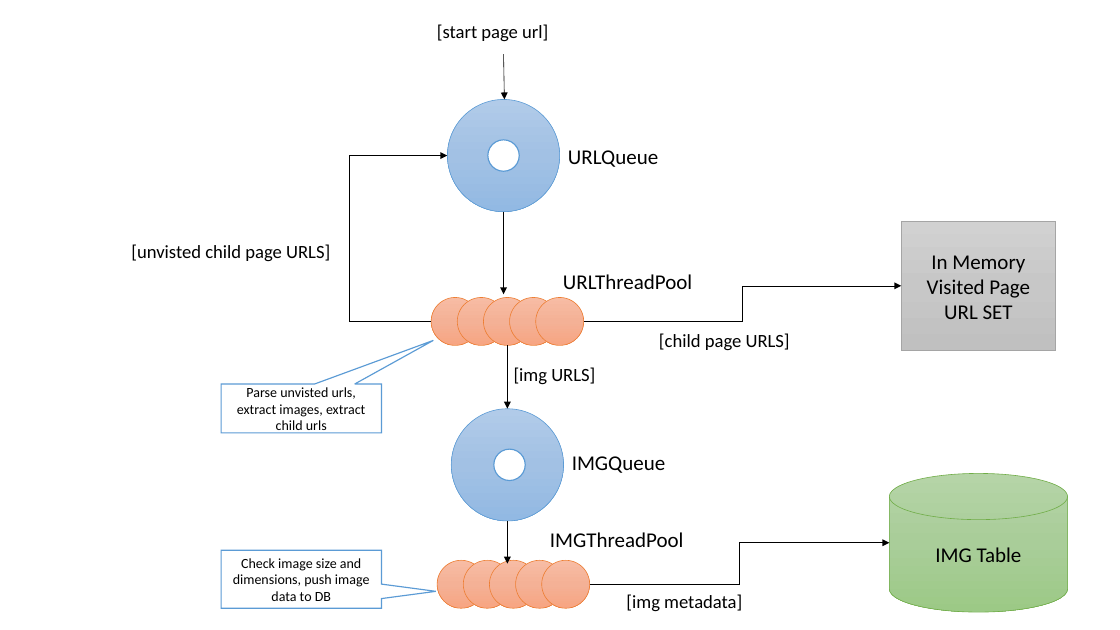
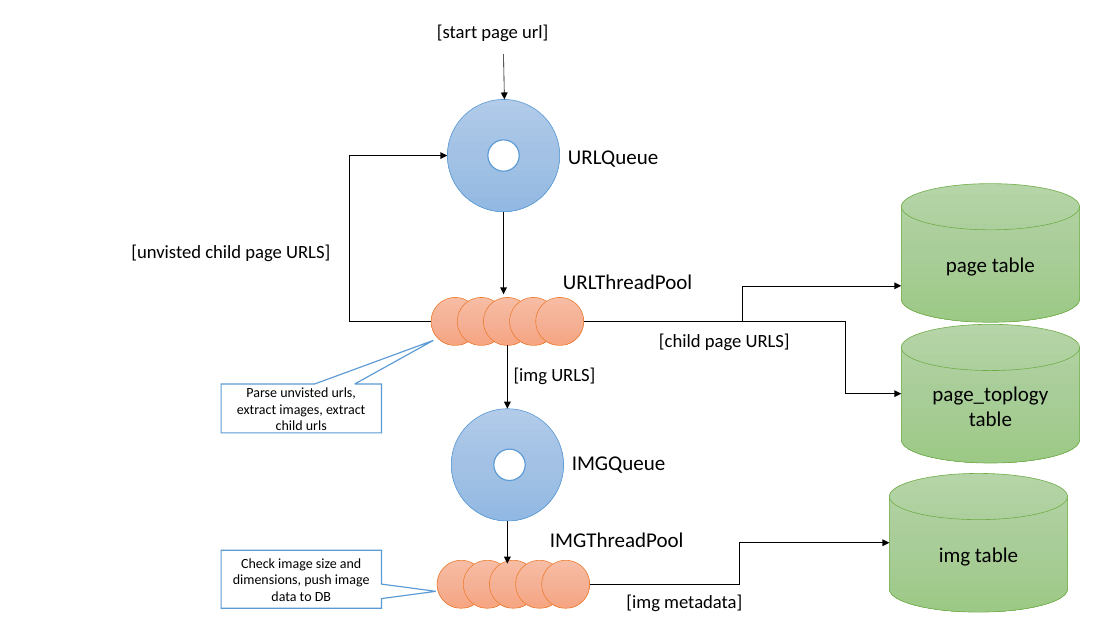
Before and after one commit to datim/squid, a slide deck: slide 2 of docs/design.pptx. Drawn at 1120x630 pixels with LibreOffice and Linux fonts; fonts in the diff are those of the drawing. Boxes give left, top, right and bottom in pixels: in the first picture for what was removed or moved away, otherwise in the second. Text is boxed around its words. In the diff, an @@ line names an element or a change of style, - is before the commit and + after.

Commit message:
Update design for new tables

```diff
--- a/docs/design.pptx
+++ b/docs/design.pptx
@@ cylinder added at bbox=[902, 184, 1080, 323], fill gradient #B5D5A7 to #AACE9A to #9CC987, outline #70AD47 0.5 pt, 18 pt, text #000000 @@
+page table
@@ rectangle removed at bbox=[902, 221, 1056, 350] @@
-In Memory Visited Page URL SET
@@ elbow arrow added from (584, 322) to (902, 394), #000000 0.5 pt @@
@@ cylinder added at bbox=[902, 324, 1080, 463], fill gradient #B5D5A7 to #AACE9A to #9CC987, outline #70AD47 0.5 pt, 18 pt, text #000000 @@
+page_toplogy table
@@ text in cylinder at bbox=[939, 547, 1018, 566]: text changed @@
-IMG Table
+img table
```
Also in this commit, not shown: 3 other slides changed, 7 slides added, 2 slides removed.
